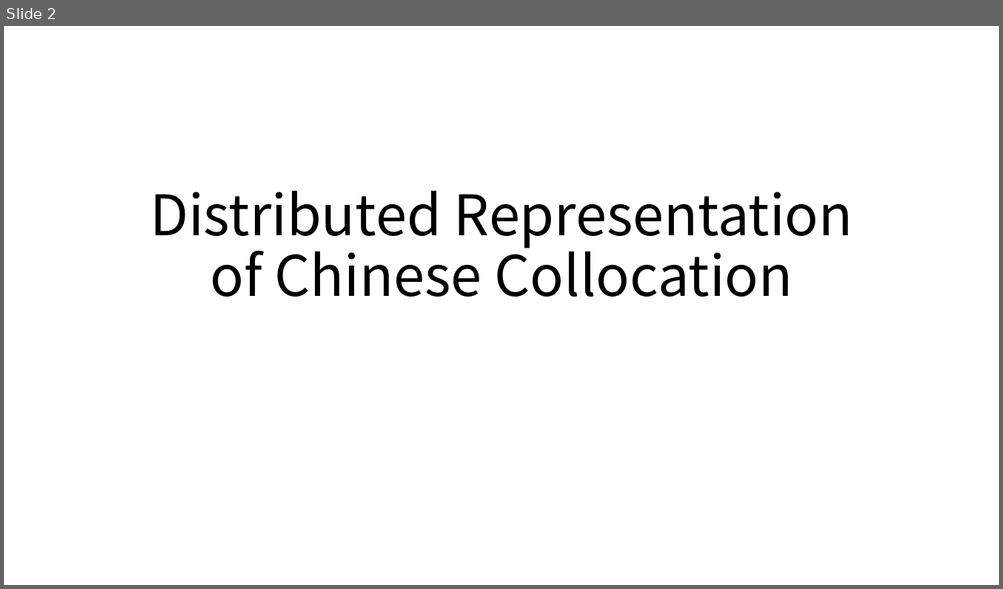
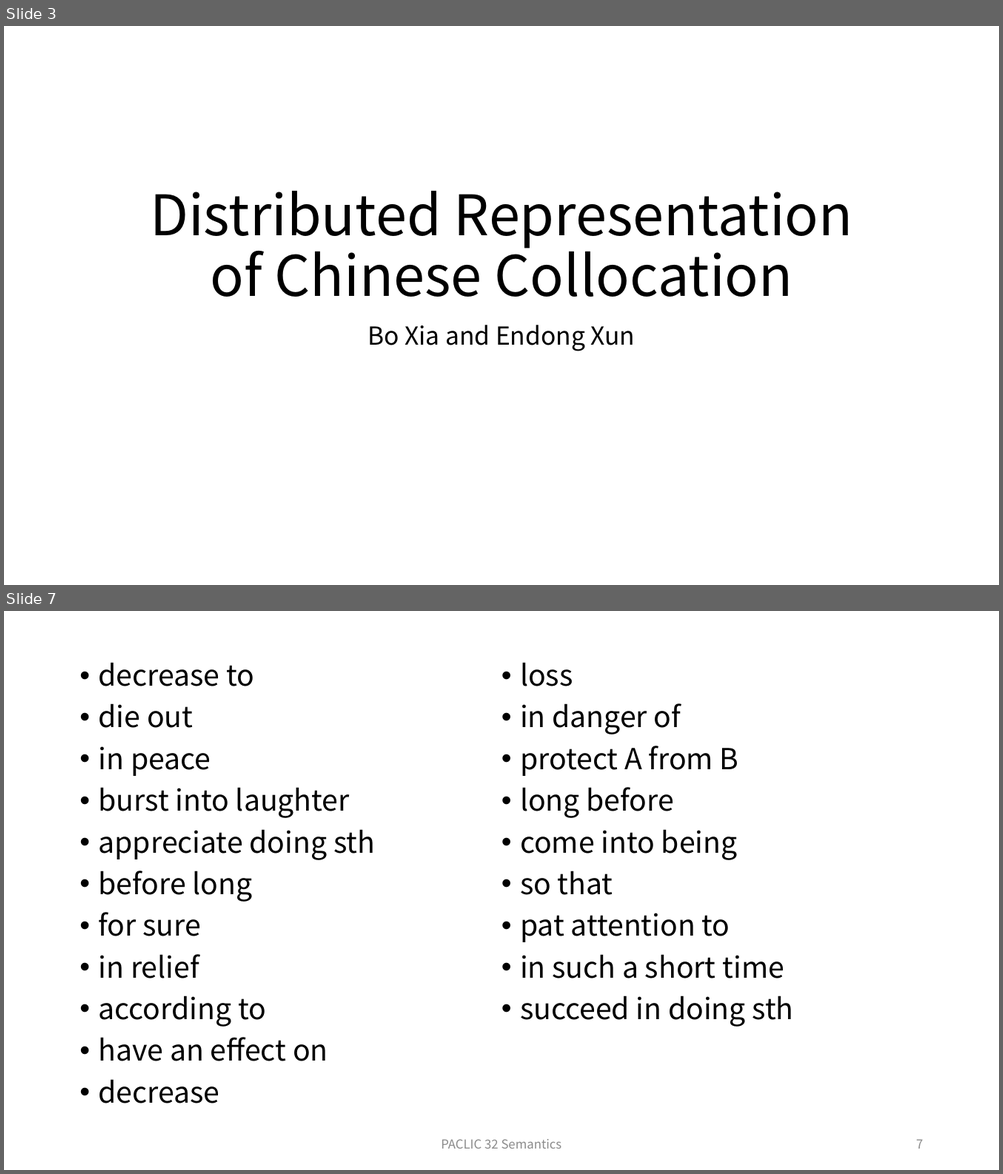
Before and after one commit to xiabo0816/Chinese_MWEs_Representation, a slide deck: PACLIC 32 Semantics session.pptx. Shown one above the other, each under a label of ours: slide 2 before the commit, slides 3 and 7 after it; the slides between them are not shown. The pictures are 1003x589 and 1003x1174 pixels, drawn with LibreOffice and Linux fonts; fonts in the diff are those of the drawing. Boxes give left, top, right and bottom in pixels: in the first picture for what was removed or moved away, otherwise in the second. Text is boxed around its words. In the diff, an @@ line names an element or a change of style, - is before the commit and + after.

```diff
--- a/PACLIC 32 Semantics session.pptx
+++ b/PACLIC 32 Semantics session.pptx
@@ slide 7 added at (x1=4, y1=611, x2=999, y2=1170), background #FFFFFF @@
@@ text added at (x1=99, y1=662, x2=794, y2=1104), 28 pt, text #000000 @@
+• decrease to
+• die out
+• in peace
+• burst into laughter
+• appreciate doing sth
+• before long
+• for sure
+• in relief
+• according to
+• have an effect on
+• decrease
+• loss
+• in danger of
+• protect A from B
+• long before
+• come into being
+• so that
+• pat attention to
+• in such a short time
+• succeed in doing sth
@@ text added at (x1=441, y1=1139, x2=562, y2=1149), 12 pt, text #8C8C8C @@
+PACLIC 32 Semantics
@@ page number added at (x1=916, y1=1140, x2=922, y2=1149), 12 pt, text #8C8C8C @@
+7
@@ what was slide 2 is now slide 3 @@
@@ slide 3 changed as well @@
@@ subtitle added at (x1=368, y1=325, x2=635, y2=352), 24 pt, text #000000 @@
+Bo Xia and Endong Xun
```
Also in this commit, not shown: 1 other slide changed, 18 other slides added, 2 slides removed, 3 other files.
